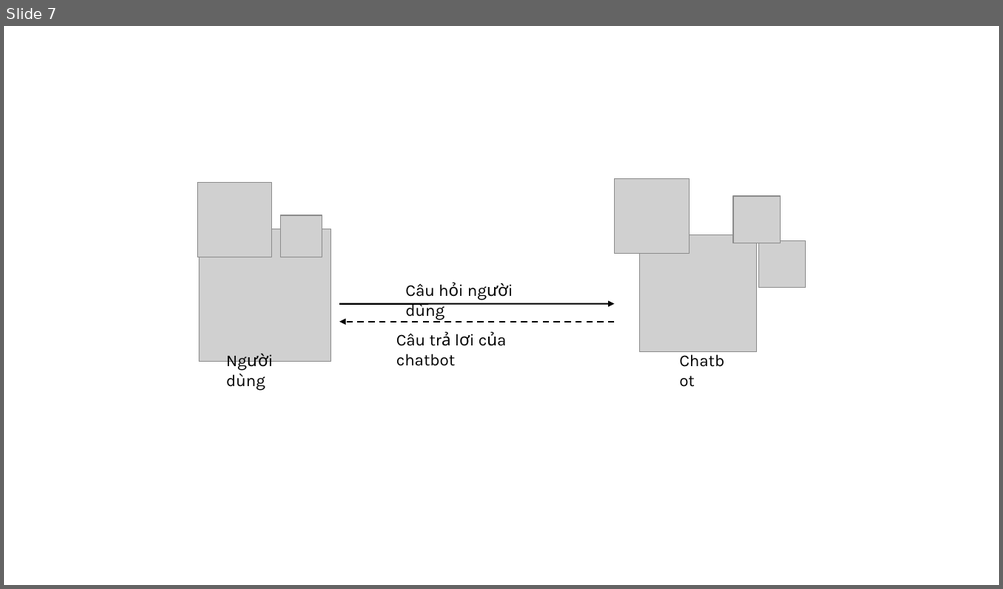
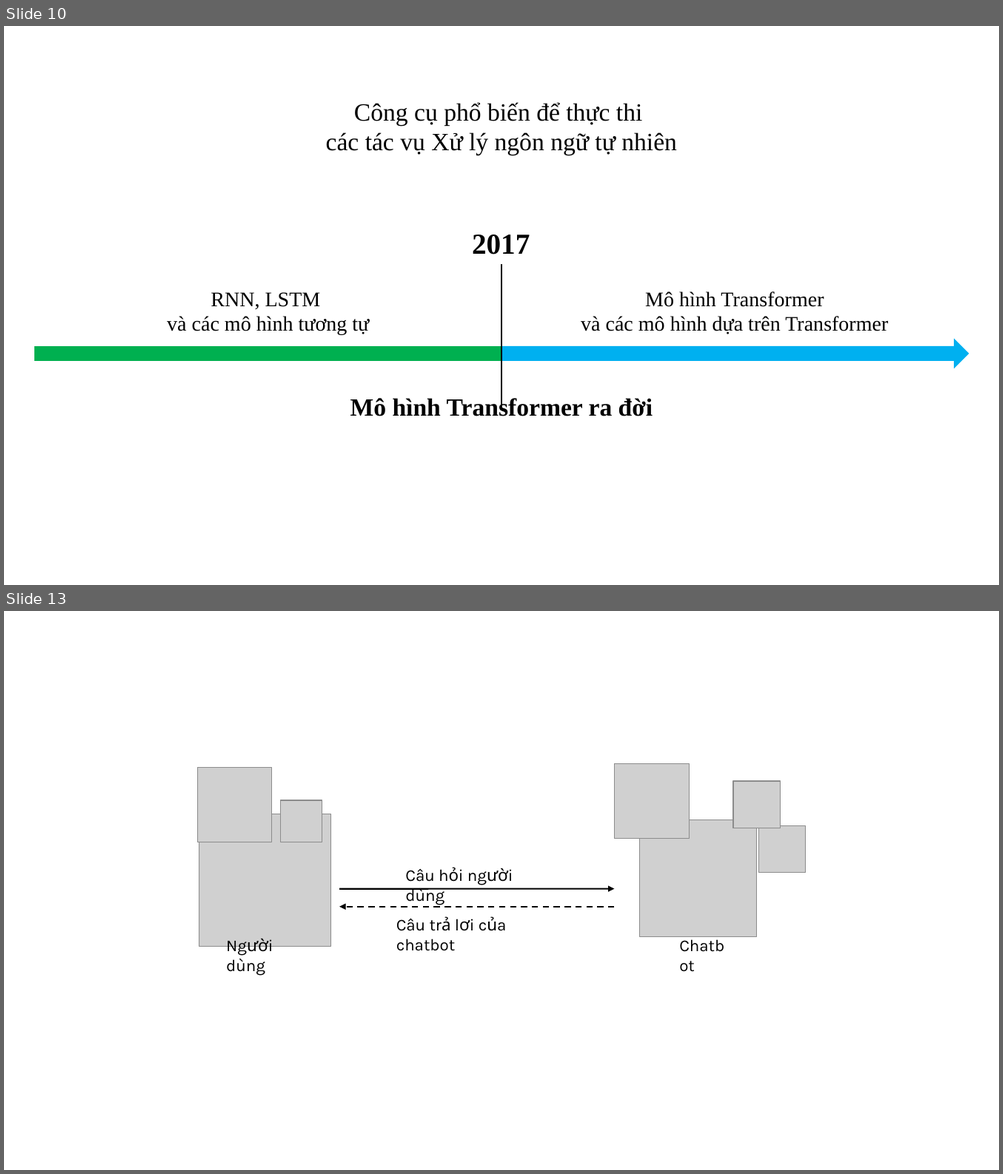
Before and after one commit to ngovanuc/Vietnamese_History_Chatbot, a slide deck: documents/hinh_ve_trong_cao_cao_do_an.pptx. Shown one above the other, each under a label of ours: slide 7 before the commit, slides 10 and 13 after it; the slides between them are not shown. The pictures are 1003x589 and 1003x1174 pixels, drawn with LibreOffice and Linux fonts; fonts in the diff are those of the drawing; grey boxes stand for pictures. Boxes give left, top, right and bottom in pixels: in the first picture for what was removed or moved away, otherwise in the second. Text is boxed around its words. In the diff, an @@ line names an element or a change of style, - is before the commit and + after.

```diff
--- a/documents/hinh_ve_trong_cao_cao_do_an.pptx
+++ b/documents/hinh_ve_trong_cao_cao_do_an.pptx
@@ slide 10 added at (4, 26, 999, 585), background #FFFFFF @@
@@ text added at (326, 102, 677, 155), 24 pt, text #000000 @@
+Công cụ phổ biến để thực thi
+các tác vụ Xử lý ngôn ngữ tự nhiên
@@ text added at (472, 235, 529, 255), 28 pt, text #000000, bold @@
+2017
@@ line added from (502, 265) to (502, 410), #000000 1.5 pt @@
@@ text added at (580, 292, 888, 335), 20 pt, text #000000 @@
+Mô hình Transformer
+và các mô hình dựa trên Transformer
@@ text added at (167, 292, 369, 335), 20 pt, text #000000 @@
+RNN, LSTM
+và các mô hình tương tự
@@ rectangle added at (35, 347, 502, 360), fill #00B050, outline #00B050 1.5 pt @@
@@ right arrow added at (502, 340, 968, 367), fill #00B0F0, outline #00B0F0 1.5 pt @@
@@ text added at (350, 396, 653, 417), 24 pt, text #000000, bold @@
+Mô hình Transformer ra đời
@@ what was slide 7 is now slide 13 @@
```
Also in this commit, not shown: 4 slides changed, 5 other slides added, 1 other file.
